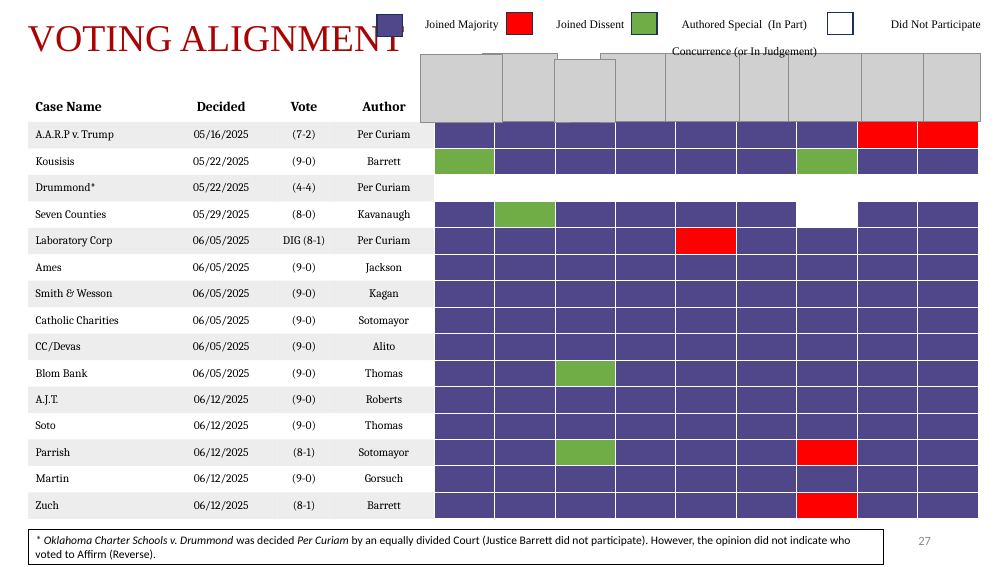
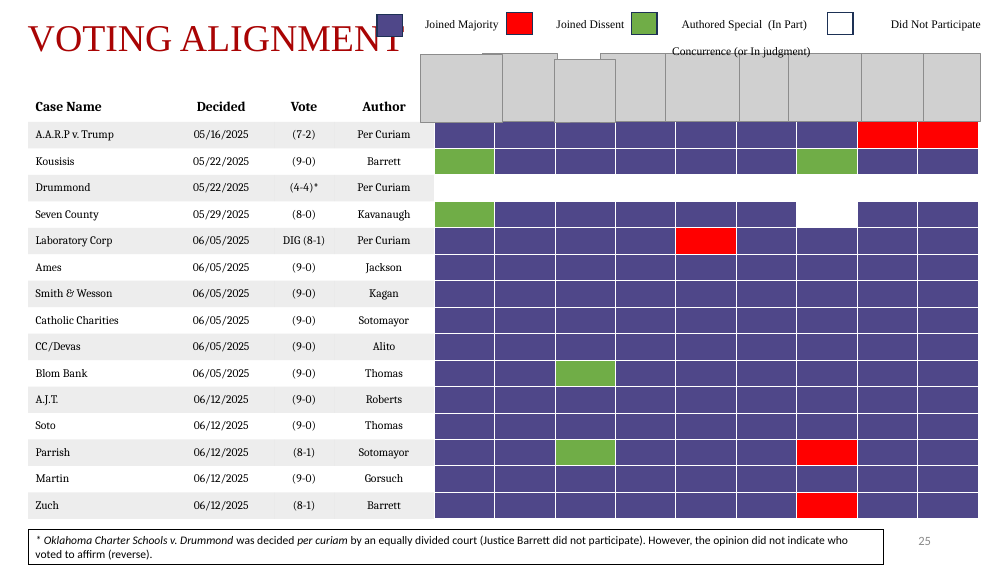
Before and after one commit to JakeTruscott/scotuswatch, a slide deck: slide 25 of Stat Reviews/OT24_StatReview/compilation/SCOTUSBlog/statpack_OT24.pptx (slide 27 before the commit). Drawn at 1008x567 pixels with LibreOffice and Linux fonts; fonts in the diff are those of the drawing; grey boxes stand for pictures. Boxes give left, top, right and bottom in pixels: in the first picture for what was removed or moved away, otherwise in the second. Text is boxed around its words. In the diff, an @@ line names an element or a change of style, - is before the commit and + after.

```diff
--- a/Stat Reviews/OT24_StatReview/compilation/SCOTUSBlog/statpack_OT24.pptx
+++ b/Stat Reviews/OT24_StatReview/compilation/SCOTUSBlog/statpack_OT24.pptx
@@ text at (x1=425, y1=20, x2=980, y2=59): text changed @@
-Joined Majority Joined Dissent Authored Special (In Part) Did Not Participate
-Concurrence (or In Judgement)
+Joined Majority Joined Dissent Authored Special (In Part) Did Not Participate
+Concurrence (or In judgment)
@@ table at (x1=28, y1=93, x2=979, y2=519) @@
-row 4, column 1: Drummond*
+row 4, column 1: Drummond
-row 4, column 3: (4-4)
+row 4, column 3: (4-4)*
-row 5, column 1: Seven Counties
+row 5, column 1: Seven County
@@ fill #4F4789 to #70AD47 in row 5, column 5 @@
@@ fill #70AD47 to #4E478A in row 5, column 6 @@
@@ text in rectangle at (x1=35, y1=535, x2=848, y2=560): text changed @@
-* Oklahoma Charter Schools v. Drummond was decided Per Curiam by an equally divided Court (Justice Barrett did not participate). However, the opinion did not indicate who voted to Affirm (Reverse).
+* Oklahoma Charter Schools v. Drummond was decided per curiam by an equally divided court (Justice Barrett did not participate). However, the opinion did not indicate who voted to affirm (reverse).
@@ page number at (x1=918, y1=537, x2=931, y2=545): text changed @@
-27
+25
```
Also in this commit, not shown: 24 other slides changed, 2 slides removed, 25 other files.
